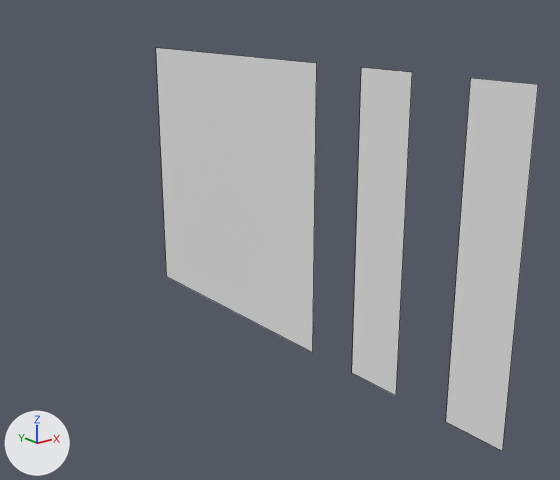
Renders of the Blender file Assets/Game/Buildings/Models/Building.blend from each side of a commit.
The view is the same before and after, from a 50 mm lens placed at (-1.65, -1.68, 1.2), pointed at (0.24, 0.68, 0.25). The lights are fixed; the arrows at lower left show +X, +Y and +Z. Mesh edges are drawn as thin lines.

Objects in the first picture: 'CornerLeft', 'CornerRight', 'Wall'.
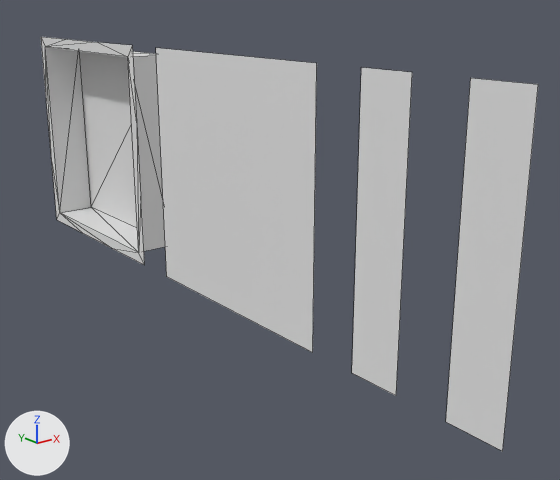
Changed parts and their boxes [x1, y1, x2, y2] in the pictures (560 x 480 px):
'Wall_Inner', added: after [41, 37, 165, 265]

What the commit changed:
Mesh me_plane_003 is new.
It has 20 vertices, 26 faces and spans x 0.0..0.19, y 0.0..1.0, z -0.5..0.5.
Object 'Wall_Inner' (ob_wall_inner) is new; it shows me_plane_003.
Its location is (0.0, 1.9, 0.0).
Its rotation in degrees is (90, 0, 0).
